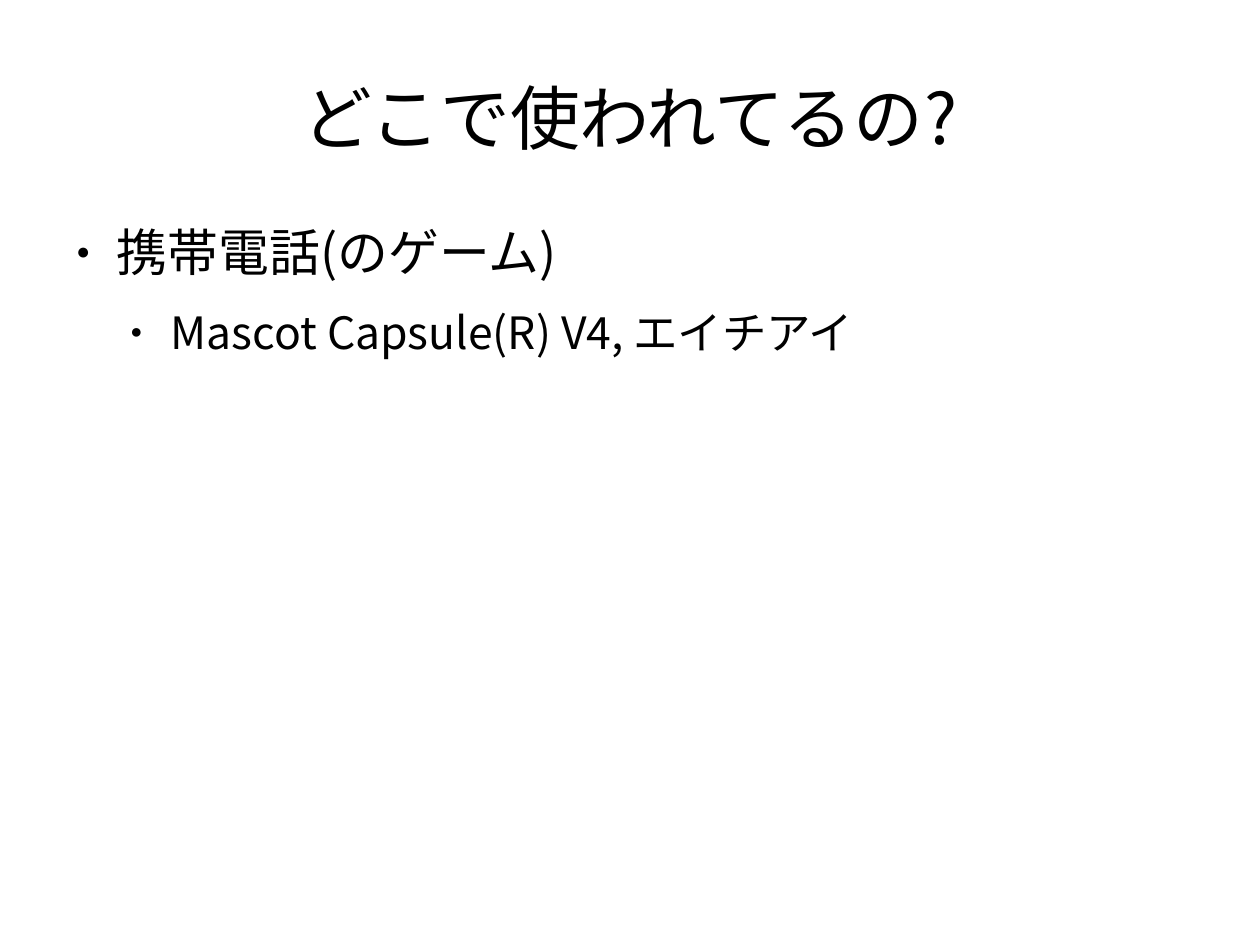
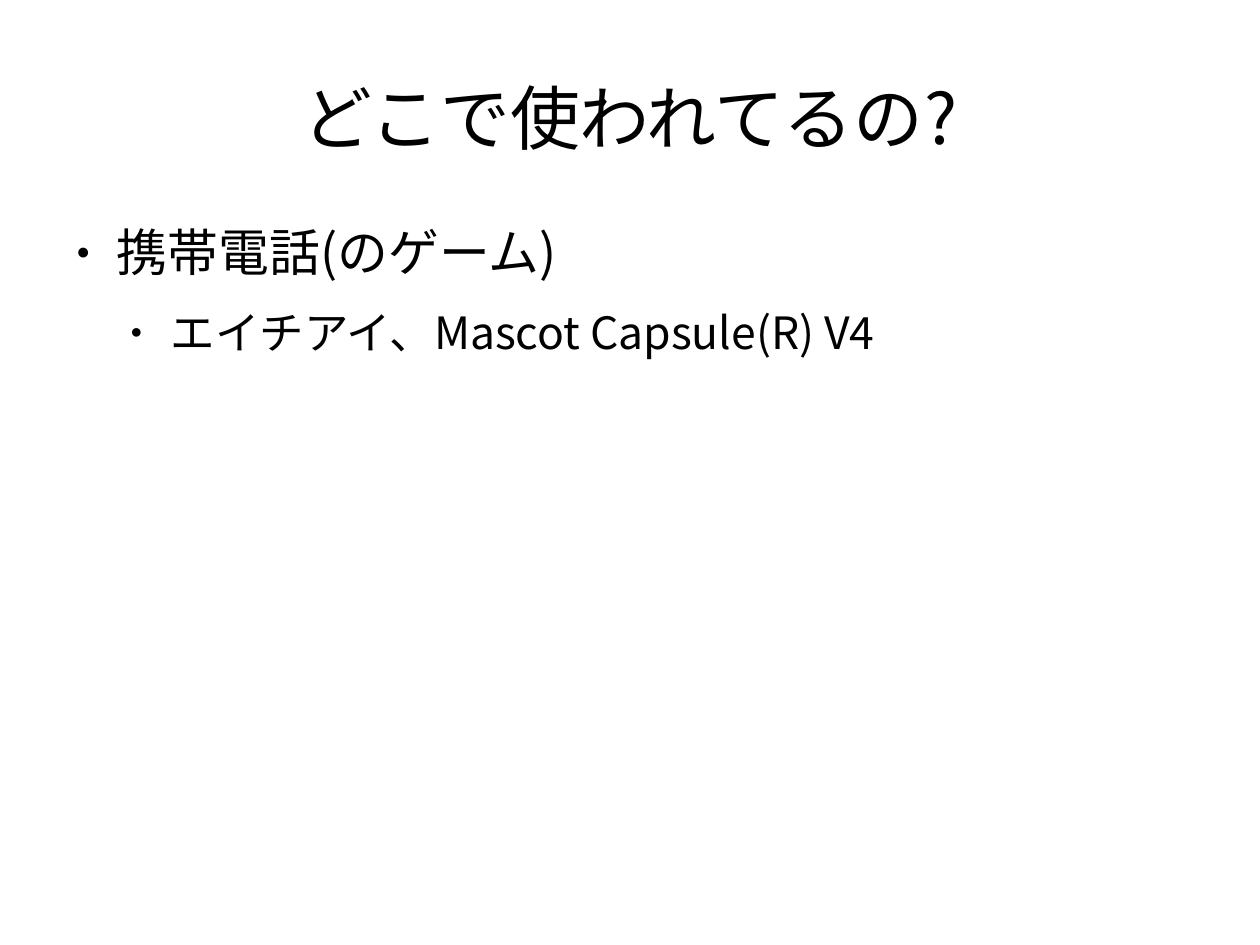
Before and after one commit to vadosnaprimer/desktop-m3g, a slide deck: slide 5 of doc/conference/Ruby会議2010.odp. Drawn at 1260x945 pixels with LibreOffice and Linux fonts; fonts in the diff are those of the drawing. Boxes give left, top, right and bottom in pixels: in the first picture for what was removed or moved away, otherwise in the second. Text is boxed around its words. In the diff, an @@ line names an element or a change of style, - is before the commit and + after.

```diff
--- a/doc/conference/Ruby会議2010.odp
+++ b/doc/conference/Ruby会議2010.odp
@@ text at (x1=171, y1=313, x2=874, y2=359): text changed @@
-  ● Mascot Capsule(R) V4, エイチアイ
+  ● エイチアイ、Mascot Capsule(R) V4
```
Also in this commit, not shown: 14 other slides changed, 1 slide added, 3 other files.
